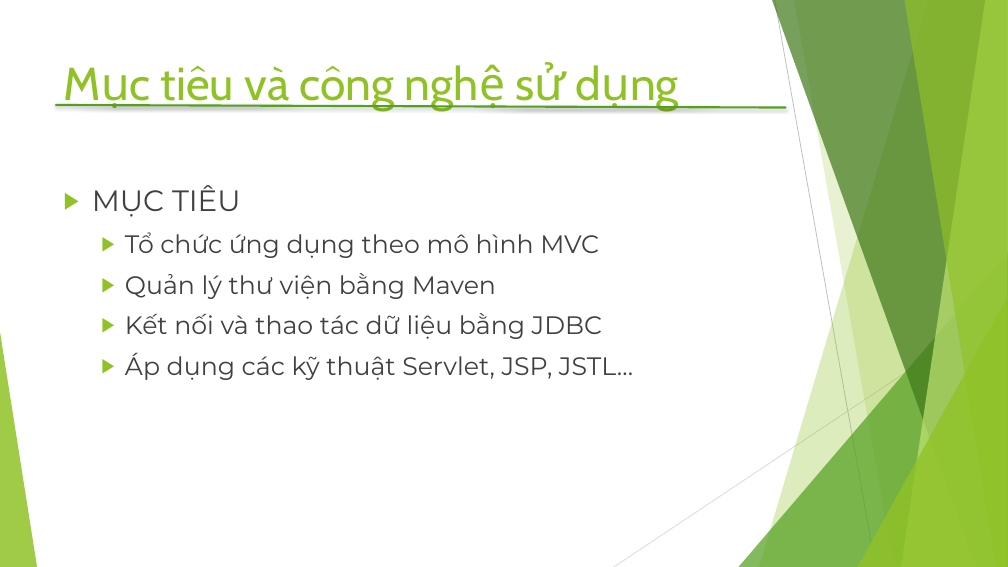
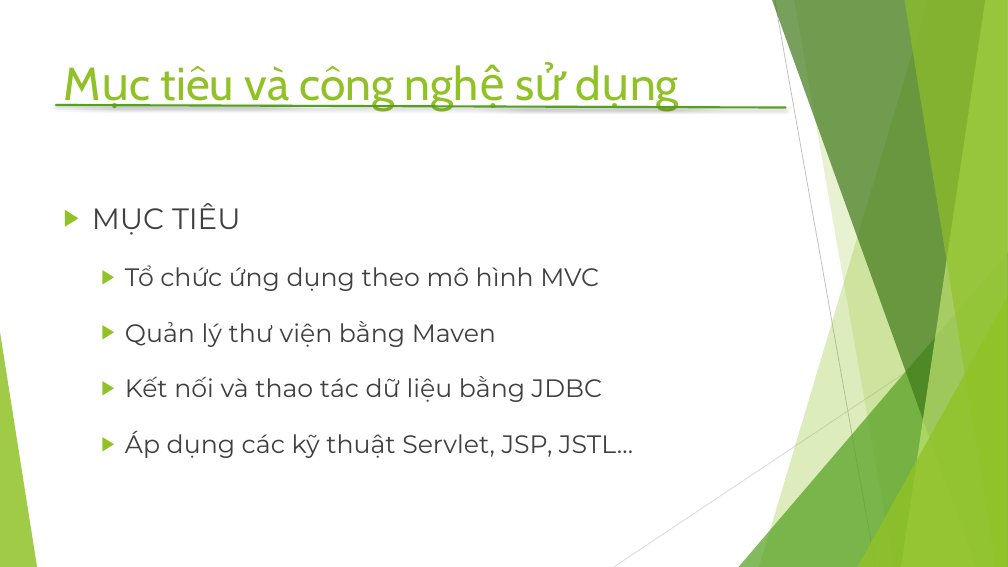
Before and after one commit to minhtvpy00202-git/Assignment_PY00202_MinhTV, a slide deck: slide 4 of Slide_ASM_PY00202_MinhTV.pptx. Drawn at 1008x567 pixels with LibreOffice and Linux fonts; fonts in the diff are those of the drawing. Boxes give left, top, right and bottom in pixels: in the first picture for what was removed or moved away, otherwise in the second. Text is boxed around its words. In the diff, an @@ line names an element or a change of style, - is before the commit and + after.

```diff
--- a/Slide_ASM_PY00202_MinhTV.pptx
+++ b/Slide_ASM_PY00202_MinhTV.pptx
@@ text "MỤC TIÊU" at [92,203,633,458]: line spacing 1 to 1.5 @@
```
Also in this commit, not shown: 8 other slides changed, 30 other files.
